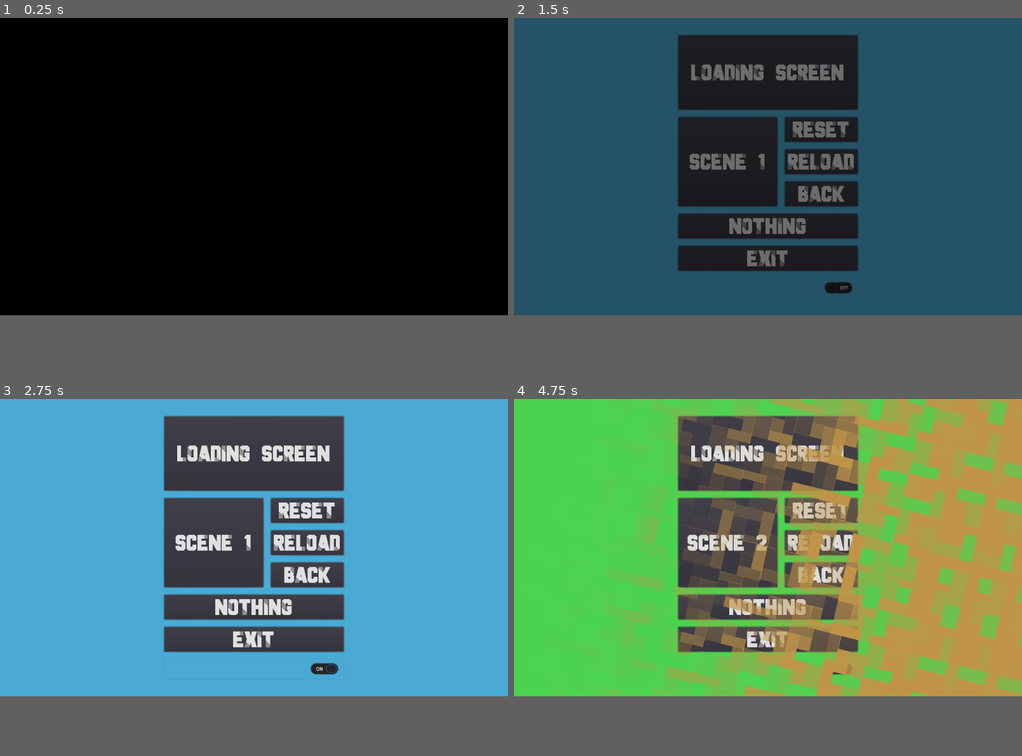
Above: before the commit, frames 1-4 (two rows, left to right).
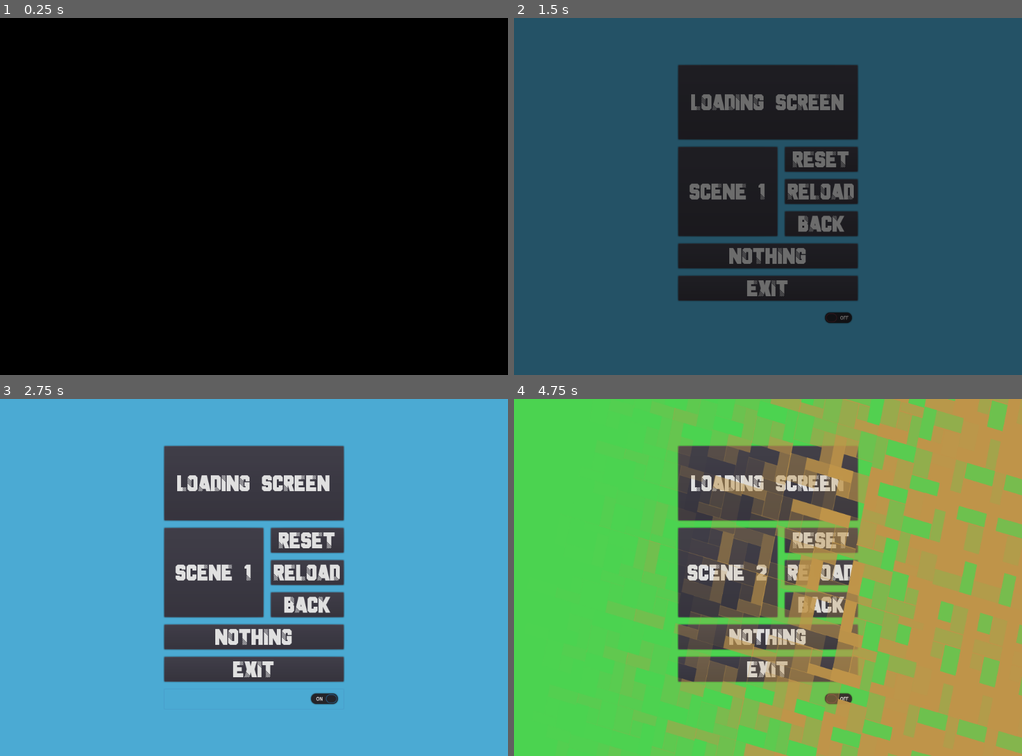
Above: after the commit, the same moments.

Repository: maktoobgar/scene_manager
Game: Godot game, scene res://demo/scene1.tscn
The game is run twice, just before and just after one commit, with the same random seed, the same clock (stepped at 60 frames per second) and the same inputs.
Inputs (mouse positions are in pixels of both pictures, inside the frame that each line leads up to; where the layout moved, square brackets give the same spot in the first picture):
- Up to frame 1 (0.25 s): no input
- Up to frame 2 (1.5 s): click "SCENE 1" at 0.5 s; click "NOTHING" at 1.25 s
- Up to frame 3 (2.75 s): click (254, 648) [254, 670] at 2 s
- Up to frame 4 (4.75 s): click "SCENE 1" at 2.75 s; click "NOTHING" at 3.5 s; click "SCENE 2" at 4.25 s
In our replay, the window is 800x468 before the commit and 800x562 after it. These sizes can differ from the game's own. Grey fills any space a smaller window leaves; there, only what the larger window draws over its background counts as a difference.

The runs differ from the first frame. In frame 1, only the window size differs. In frame 2, 14% of the frame differs, in the area x 32-68%, y 4-86%; in frame 3, 15%; in frame 4, 45%, in the area x 0-100%, y 0-100%.

Commit message:
🔧 refactor: fixed demo video

Diff:
--- a/demo/loading.tscn
+++ b/demo/loading.tscn
@@ -87,9 +87,9 @@
 alignment = 2
 
 [node name="HBoxContainer" type="HBoxContainer" parent="VBoxContainer"]
-margin_top = 549.0
+margin_top = 669.0
 margin_right = 1024.0
-margin_bottom = 559.0
+margin_bottom = 679.0
 alignment = 2
 
 [node name="MarginContainer2" type="MarginContainer" parent="VBoxContainer/HBoxContainer"]
@@ -107,9 +107,9 @@
 text = "Go To Next Scene"
 
 [node name="MarginContainer" type="MarginContainer" parent="VBoxContainer"]
-margin_top = 563.0
+margin_top = 683.0
 margin_right = 1024.0
-margin_bottom = 600.0
+margin_bottom = 720.0
 custom_constants/margin_right = 10
 custom_constants/margin_left = 10
 custom_constants/margin_bottom = 10
@@ -121,7 +121,7 @@
 rect_min_size = Vector2( 0, 27 )
 
 [node name="Loading" type="AnimatedSprite" parent="."]
-position = Vector2( 97, 470 )
+position = Vector2( 97, 592 )
 scale = Vector2( 10.375, 10.375 )
 frames = SubResource( 16 )
 
--- a/demo/scene1.tscn
+++ b/demo/scene1.tscn
@@ -25,9 +25,9 @@
 
 [node name="VBoxContainer" type="VBoxContainer" parent="CenterContainer"]
 margin_left = 331.0
-margin_top = 35.0
+margin_top = 95.0
 margin_right = 693.0
-margin_bottom = 565.0
+margin_bottom = 625.0
 custom_constants/separation = 15
 
 [node name="loading_scene" type="Button" parent="CenterContainer/VBoxContainer"]
--- a/project.godot
+++ b/project.godot
@@ -21,6 +21,7 @@
 
 [display]
 
+window/size/height=720
 window/size/resizable=false
 
 [editor_plugins]
Not shown, changed: images/demo.gif
